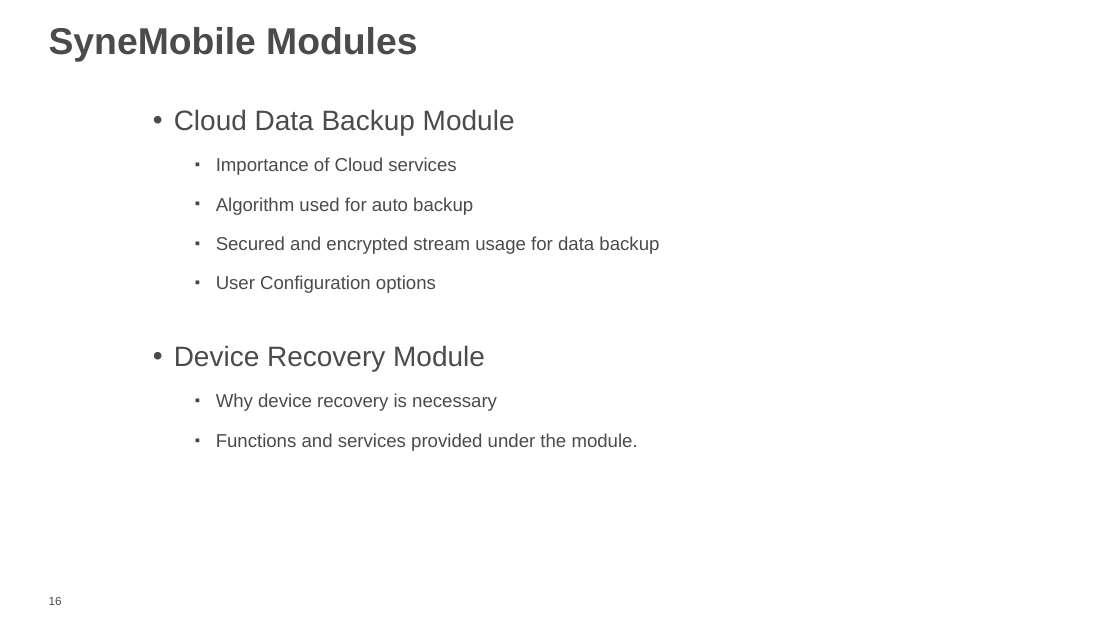
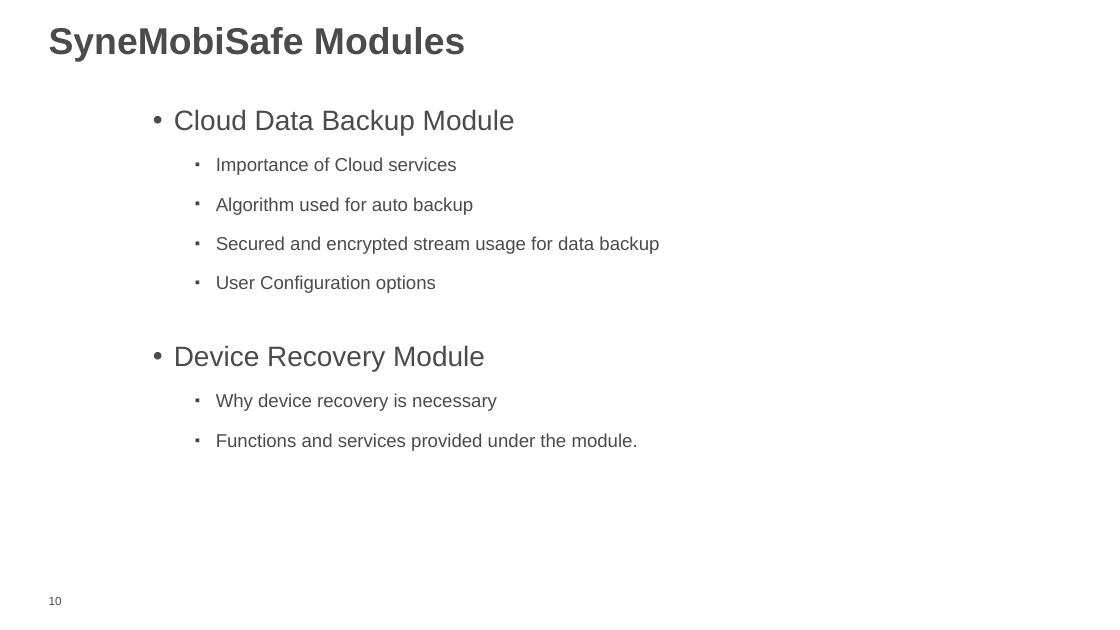
Before and after one commit to vishal1785/TestDemo, a slide deck: slide 10 of 1lb/from Asma/training/OnShore_Training_Vishal_Bhardwaj.pptx (slide 16 before the commit). Drawn at 1120x630 pixels with LibreOffice and Linux fonts; fonts in the diff are those of the drawing; background and template pictures are left out. Boxes give left, top, right and bottom in pixels: in the first picture for what was removed or moved away, otherwise in the second. Text is boxed around its words. In the diff, an @@ line names an element or a change of style, - is before the commit and + after.

```diff
--- a/1lb/from Asma/training/OnShore_Training_Vishal_Bhardwaj.pptx
+++ b/1lb/from Asma/training/OnShore_Training_Vishal_Bhardwaj.pptx
@@ text at bbox=[49, 27, 465, 62]: text changed @@
-SyneMobile Modules
+SyneMobiSafe Modules
@@ page number at bbox=[49, 597, 62, 605]: text changed @@
-16
+10
```
Also in this commit, not shown: 12 other slides changed, 1 slide added, 3 slides removed, 30 other files.
